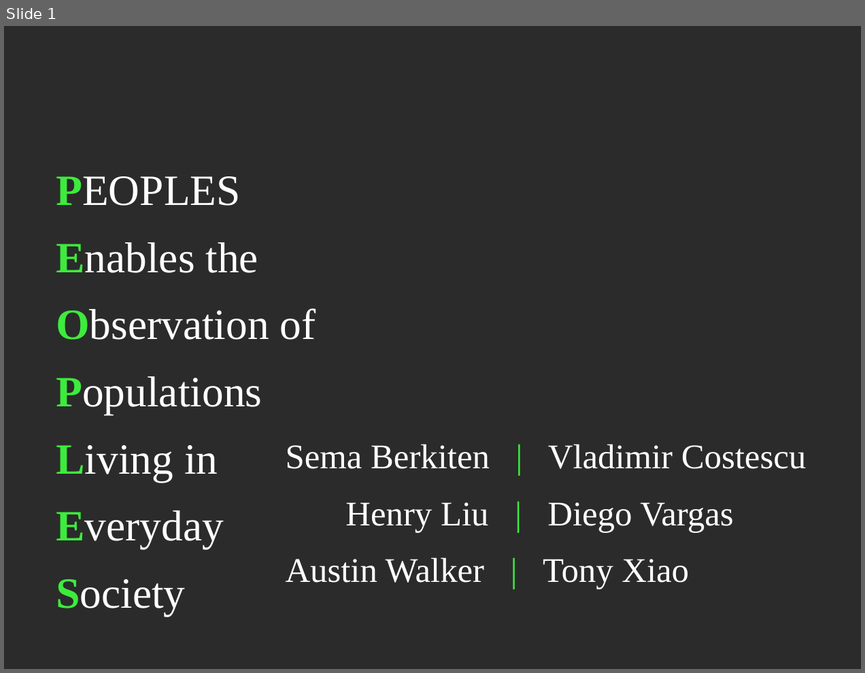
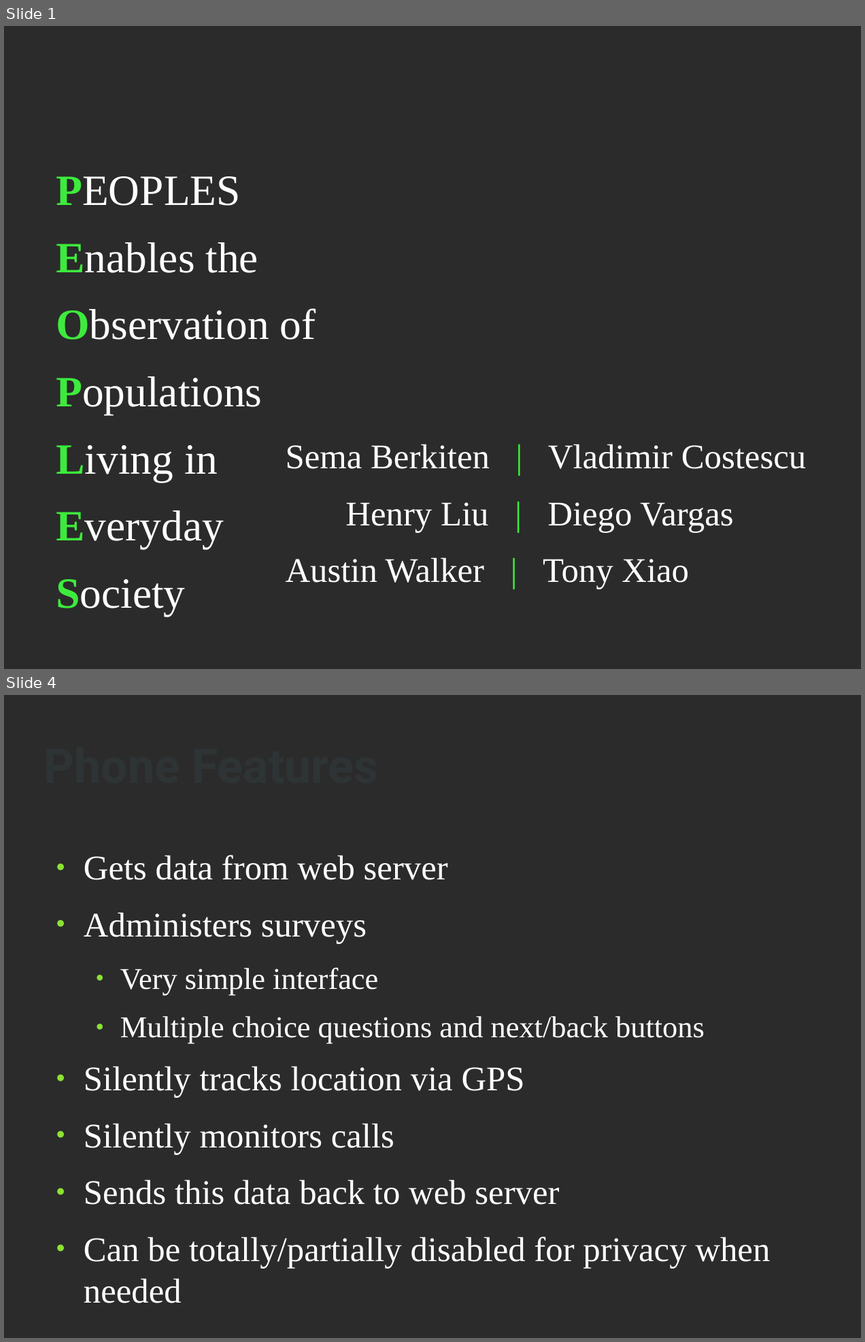
Before and after one commit to aewalker/Survey-Droid, a slide deck: doc/presentation-slides.odp. Shown one above the other, each under a label of ours: slide 1 before the commit, slides 1 and 4 after it; the slides between them are not shown. The pictures are 865x673 and 865x1342 pixels, drawn with LibreOffice and Linux fonts; fonts in the diff are those of the drawing; background and template pictures are left out; a plain dark background stands for a picture behind light text. Boxes give left, top, right and bottom in pixels: in the first picture for what was removed or moved away, otherwise in the second. Text is boxed around its words. In the diff, an @@ line names an element or a change of style, - is before the commit and + after.

```diff
--- a/doc/presentation-slides.odp
+++ b/doc/presentation-slides.odp
@@ slide 4 added at [4, 695, 861, 1338], background picture (left out) @@
@@ title added at [43, 710, 815, 817], 44 pt, text #2E3436, bold @@
+Phone Features
@@ text added at [84, 855, 770, 1303], 32 pt, text #FFFFFF @@
+● Gets data from web server
+● Administers surveys
+  ● Very simple interface
+  ● Multiple choice questions and next/back buttons
+● Silently tracks location via GPS
+● Silently monitors calls
+● Sends this data back to web server
+● Can be totally/partially disabled for privacy when needed
```
Also in this commit, not shown: 12 other slides added, 1 slide removed, 1 other file.
